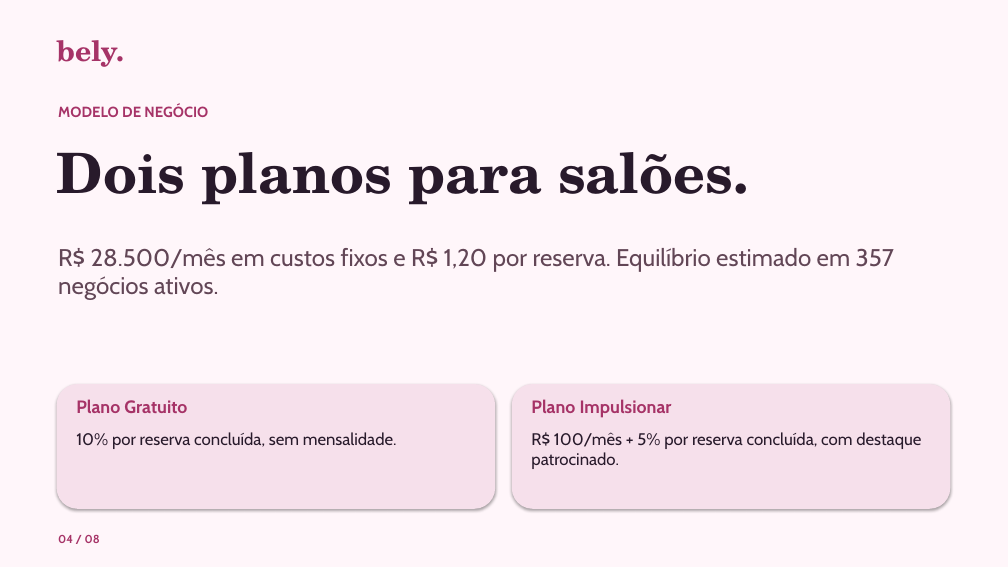
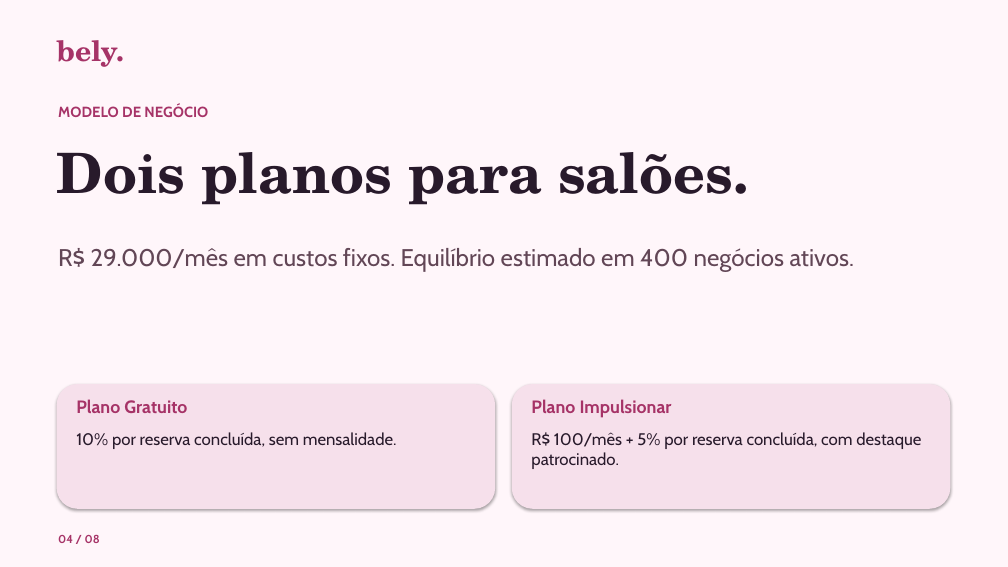
Before and after one commit to camilalordelo1/bely, a slide deck: slide 4 of bely-pitch.pptx. Drawn at 1008x567 pixels with LibreOffice and Linux fonts; fonts in the diff are those of the drawing. Boxes give left, top, right and bottom in pixels: in the first picture for what was removed or moved away, otherwise in the second. Text is boxed around its words. In the diff, an @@ line names an element or a change of style, - is before the commit and + after.

```diff
--- a/bely-pitch.pptx
+++ b/bely-pitch.pptx
@@ text at [58,248,854,272]: text changed @@
-R$ 28.500/mês em custos fixos e R$ 1,20 por reserva. Equilíbrio estimado em 357 negócios ativos.
+R$ 29.000/mês em custos fixos. Equilíbrio estimado em 400 negócios ativos.
```
Also in this commit, not shown: 2 other slides changed, 4 other files.
